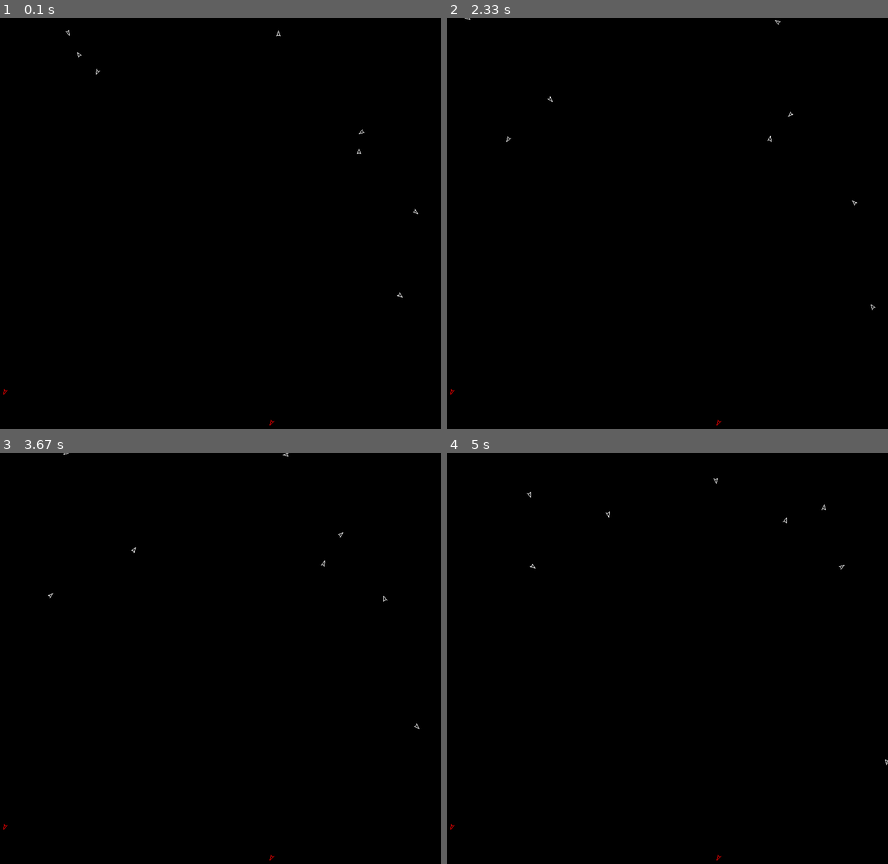
Above: before the commit, frames 1-4 (two rows, left to right).
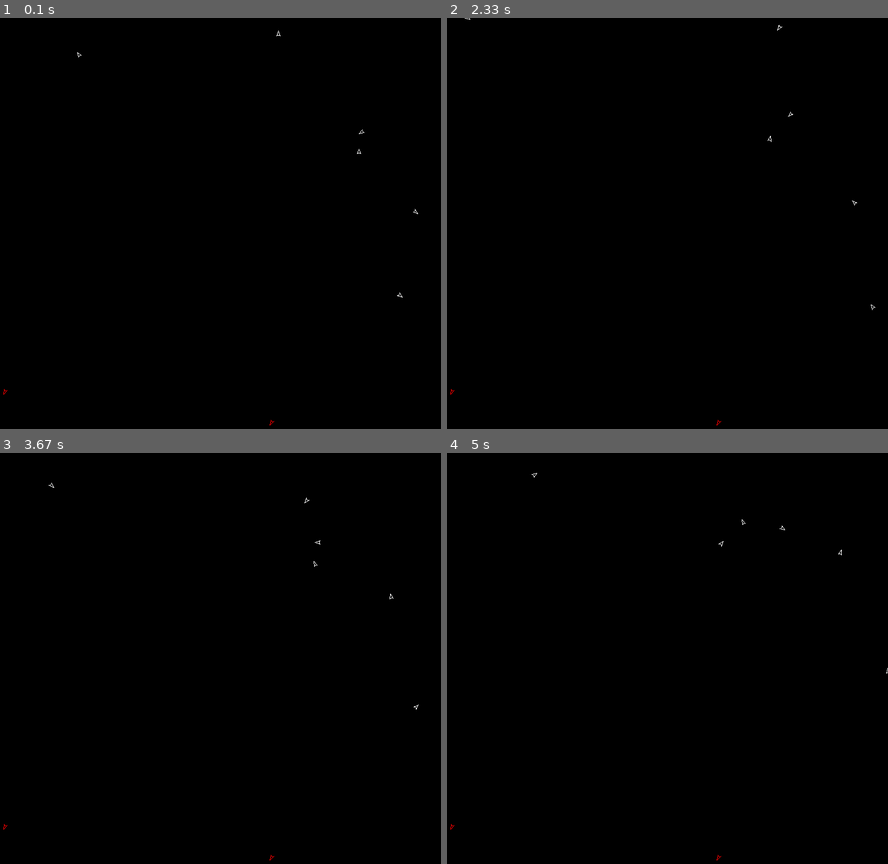
Above: after the commit, the same moments.

Repository: LouisDeOliveira/Projet_VA
Game: pygame game, started from poc_communication.py
Two runs of this game, one before a commit and one after it. Both use one fixed random seed, a clock stepped at 60 frames per second and the inputs below.
Inputs:
- Up to frame 1 (0.1 s): no input
- Up to frame 2 (2.33 s): no input
- Up to frame 3 (3.67 s): no input
- Up to frame 4 (5 s): no input

The runs differ from the first frame. In frame 1, less than 0.1% of the frame differs, in the area x 14-23%, y 2-14%; in frame 2, less than 0.1%; in frame 3, less than 0.1%, in the area x 10-96%, y 0-68%; in frame 4, less than 0.1%.

Commit message:
update before checkout

Diff:
--- a/poc_communication.py
+++ b/poc_communication.py
@@ -205,7 +205,7 @@
 
 
 if __name__ == '__main__':
-    env = Environment(8, 2, 800, 800)
+    env = Environment(6, 2, 800, 800)
     pygame.init()
     width, height = env.width, env.height
     screen = pygame.display.set_mode((width, height))
